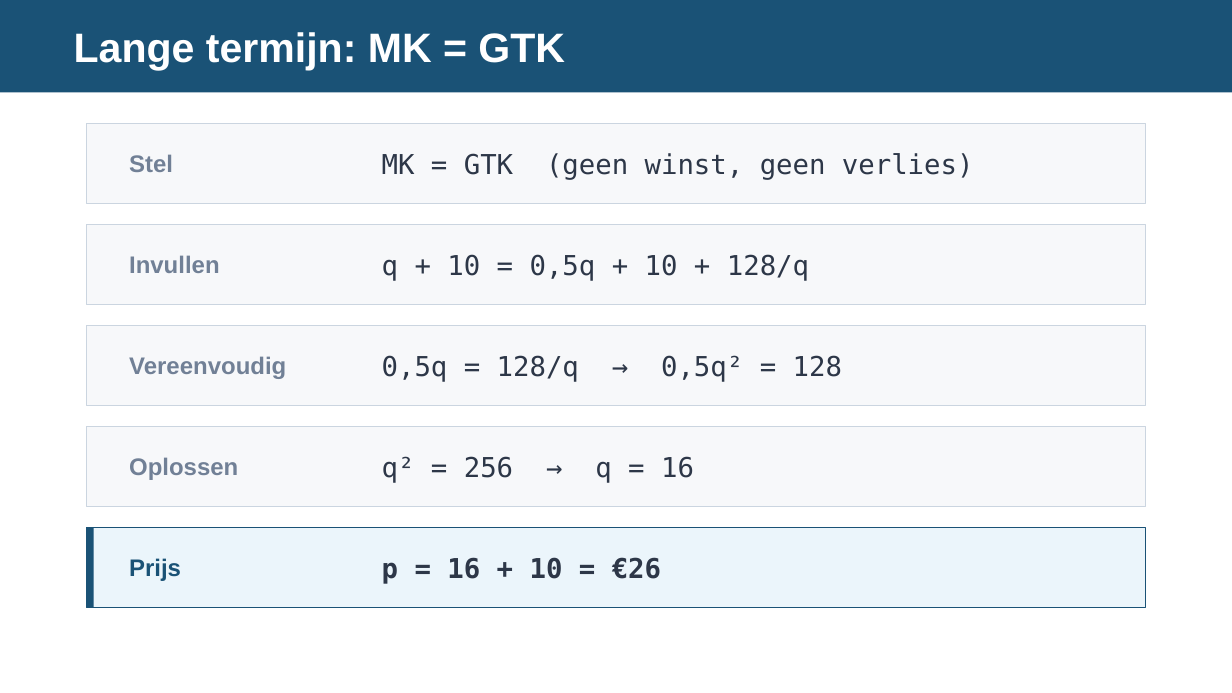
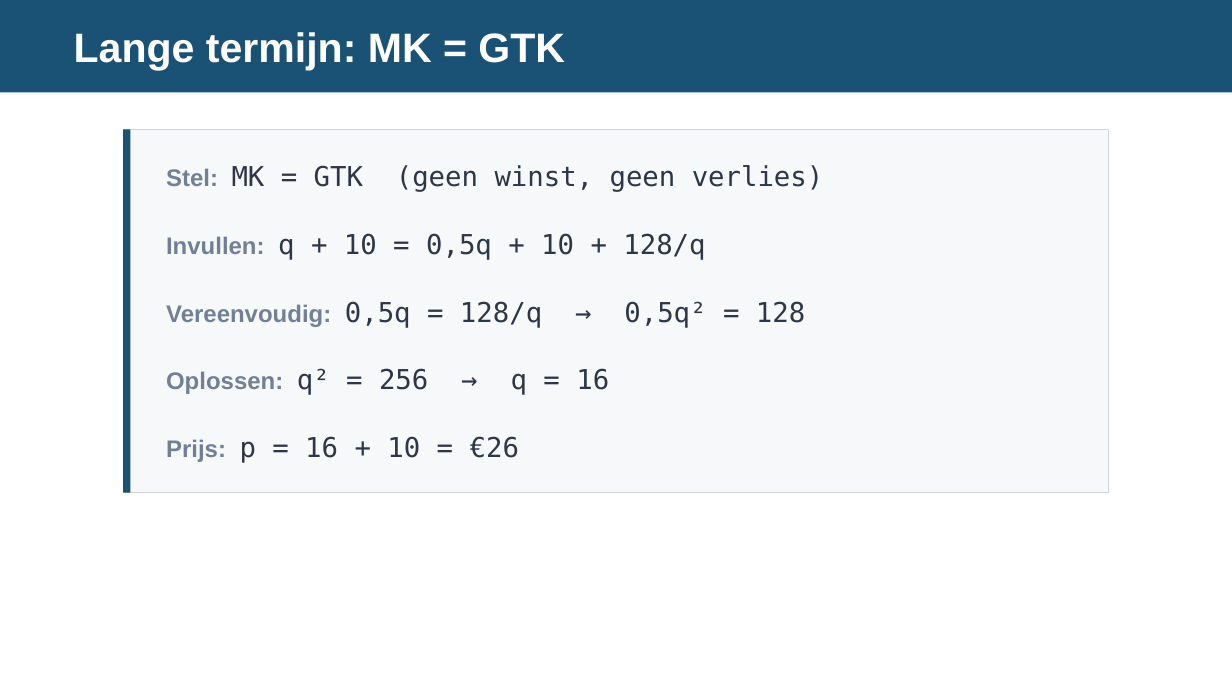
Before and after one commit to meijer1973/economie-vwo4-m3, a slide deck: slide 12 of 3.2 Hoofdstuk 2 - Marktvormen en hun marktevenwicht/3.2.2 Paragraaf 2 - Volkomen concurrentie/2. Leren/3.2.2 Volkomen concurrentie – presentatie.pptx (slide 10 before the commit). Drawn at 1232x693 pixels with LibreOffice and Linux fonts; fonts in the diff are those of the drawing. Boxes give left, top, right and bottom in pixels: in the first picture for what was removed or moved away, otherwise in the second. Text is boxed around its words. In the diff, an @@ line names an element or a change of style, - is before the commit and + after.

```diff
--- a/3.2 Hoofdstuk 2 - Marktvormen en hun marktevenwicht/3.2.2 Paragraaf 2 - Volkomen concurrentie/2. Leren/3.2.2 Volkomen concurrentie – presentatie.pptx
+++ b/3.2 Hoofdstuk 2 - Marktvormen en hun marktevenwicht/3.2.2 Paragraaf 2 - Volkomen concurrentie/2. Leren/3.2.2 Volkomen concurrentie – presentatie.pptx
@@ rectangle: place and size @@
-rectangle at box(86, 123, 1146, 203)
+rectangle at box(123, 129, 1109, 493)
@@ rectangle added at box(123, 129, 131, 493), fill #1A5276 @@
@@ text removed at box(129, 154, 173, 172) @@
-Stel
@@ text at box(166, 165, 824, 192): text changed @@
-MK = GTK (geen winst, geen verlies)
+Stel: MK = GTK (geen winst, geen verlies)
@@ rectangle removed at box(86, 224, 1146, 304) @@
@@ text at box(166, 233, 705, 260): text changed @@
-q + 10 = 0,5q + 10 + 128/q
+Invullen: q + 10 = 0,5q + 10 + 128/q
@@ text removed at box(129, 255, 220, 273) @@
-Invullen
@@ rectangle removed at box(86, 325, 1146, 405) @@
@@ text at box(166, 301, 805, 328): text changed @@
-0,5q = 128/q → 0,5q² = 128
+Vereenvoudig: 0,5q = 128/q → 0,5q² = 128
@@ text removed at box(129, 356, 286, 379) @@
-Vereenvoudig
@@ text at box(166, 368, 609, 395): text changed @@
-q² = 256 → q = 16
+Oplossen: q² = 256 → q = 16
@@ rectangle removed at box(86, 426, 1146, 506) @@
@@ text at box(166, 436, 519, 463): text changed; bold off @@
-p = 16 + 10 = €26
+Prijs: p = 16 + 10 = €26
@@ text removed at box(129, 457, 238, 480) @@
-Oplossen
@@ rectangle removed at box(86, 527, 1146, 607) @@
@@ rectangle removed at box(86, 527, 94, 607) @@
@@ text removed at box(129, 558, 181, 581) @@
-Prijs
```
Also in this commit, not shown: 8 other slides changed, 3 slides added, 6 other files.
